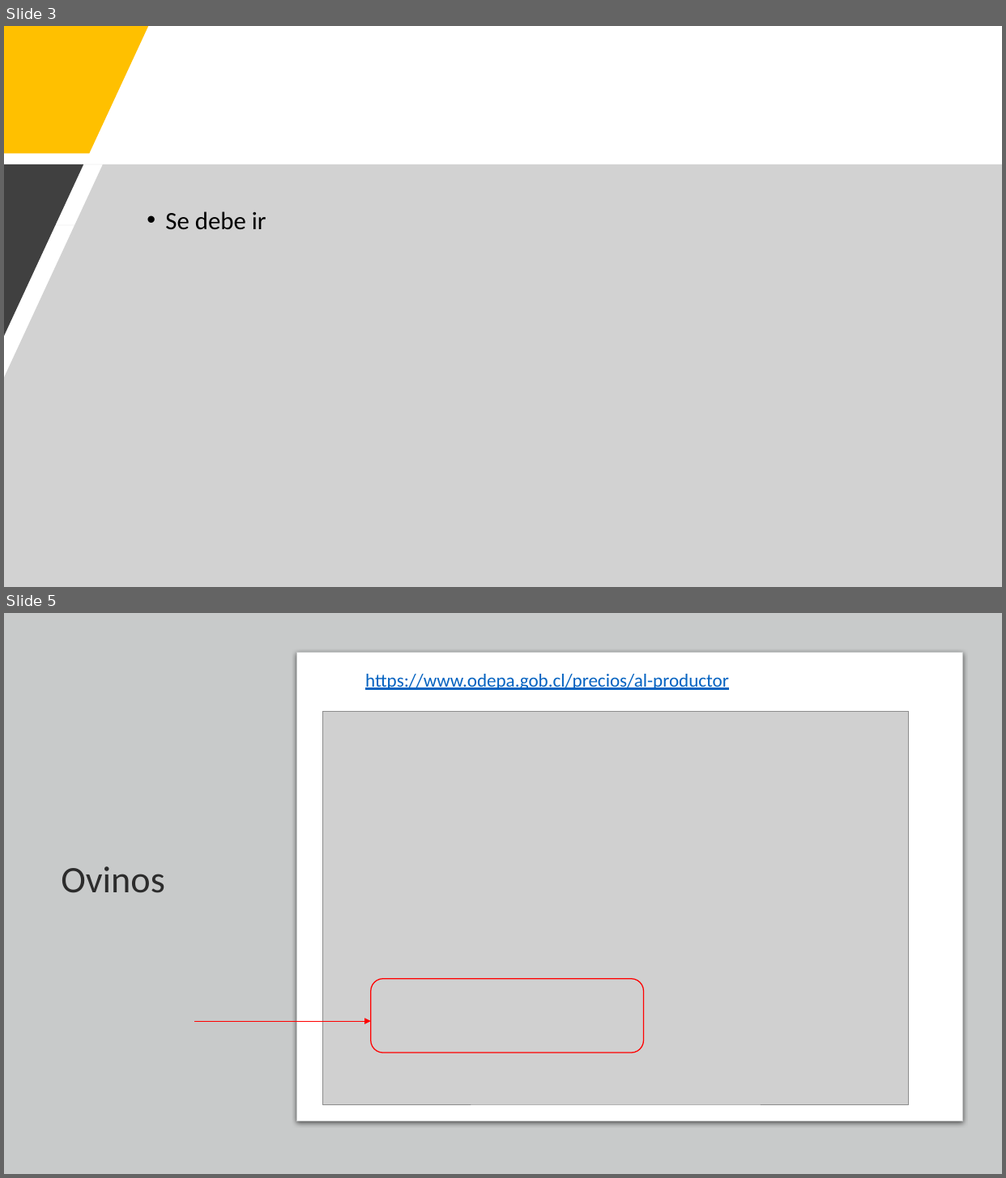
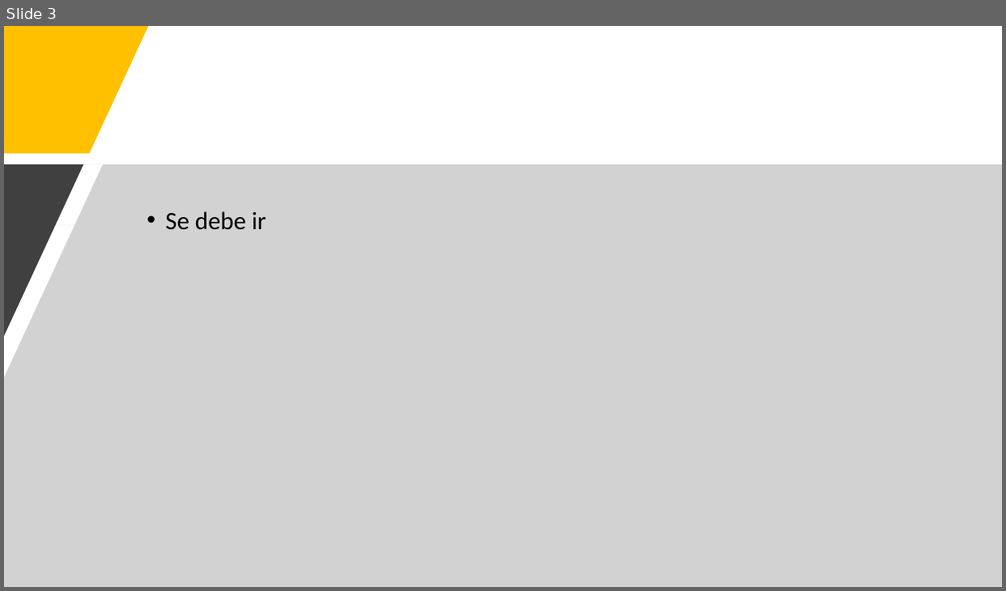
Before and after one commit to Sud-Austral/DATA-AGRO, a slide deck: Repositorio Agricultura/Chile/Estadísticas económicas/Precios anuales y frutas/Indicaciones_BD_anuales_frutas.pptx. Shown one above the other, each under a label of ours: slides 3 and 5 before the commit, slide 3 after it; the slides between them are not shown. The pictures are 1006x1178 and 1006x591 pixels, drawn with LibreOffice and Linux fonts; fonts in the diff are those of the drawing; grey boxes stand for pictures. Boxes give left, top, right and bottom in pixels: in the first picture for what was removed or moved away, otherwise in the second. Text is boxed around its words. In the diff, an @@ line names an element or a change of style, - is before the commit and + after.

```diff
--- a/Repositorio Agricultura/Chile/Estadísticas económicas/Precios anuales y frutas/Indicaciones_BD_anuales_frutas.pptx
+++ b/Repositorio Agricultura/Chile/Estadísticas económicas/Precios anuales y frutas/Indicaciones_BD_anuales_frutas.pptx
@@ slide 5 removed at bbox=[4, 613, 1002, 1174], background #E7E6E6 @@
@@ rectangle removed at bbox=[4, 613, 1002, 1174] @@
@@ rounded rectangle removed at bbox=[297, 653, 963, 1122] @@
@@ text removed at bbox=[365, 674, 729, 690] @@
-https://www.odepa.gob.cl/precios/al-productor
@@ picture removed at bbox=[322, 711, 908, 1105] @@
@@ title removed at bbox=[61, 867, 165, 893] @@
-Ovinos
@@ rounded rectangle removed at bbox=[371, 979, 643, 1053] @@
@@ arrow removed from (194, 1022) to (371, 1022) @@
```
Also in this commit, not shown: 5 other slides removed, 6 other files.
